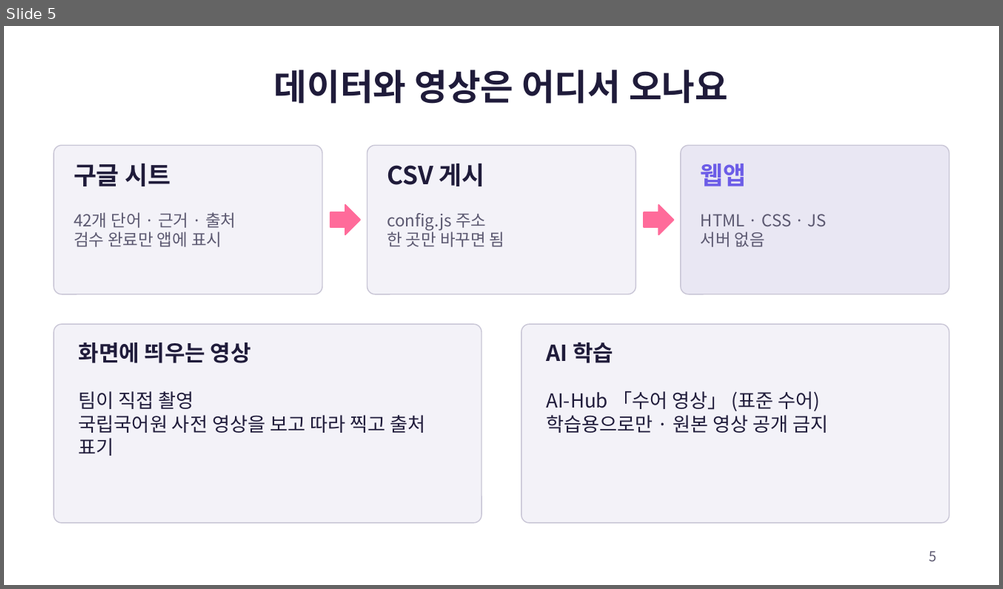
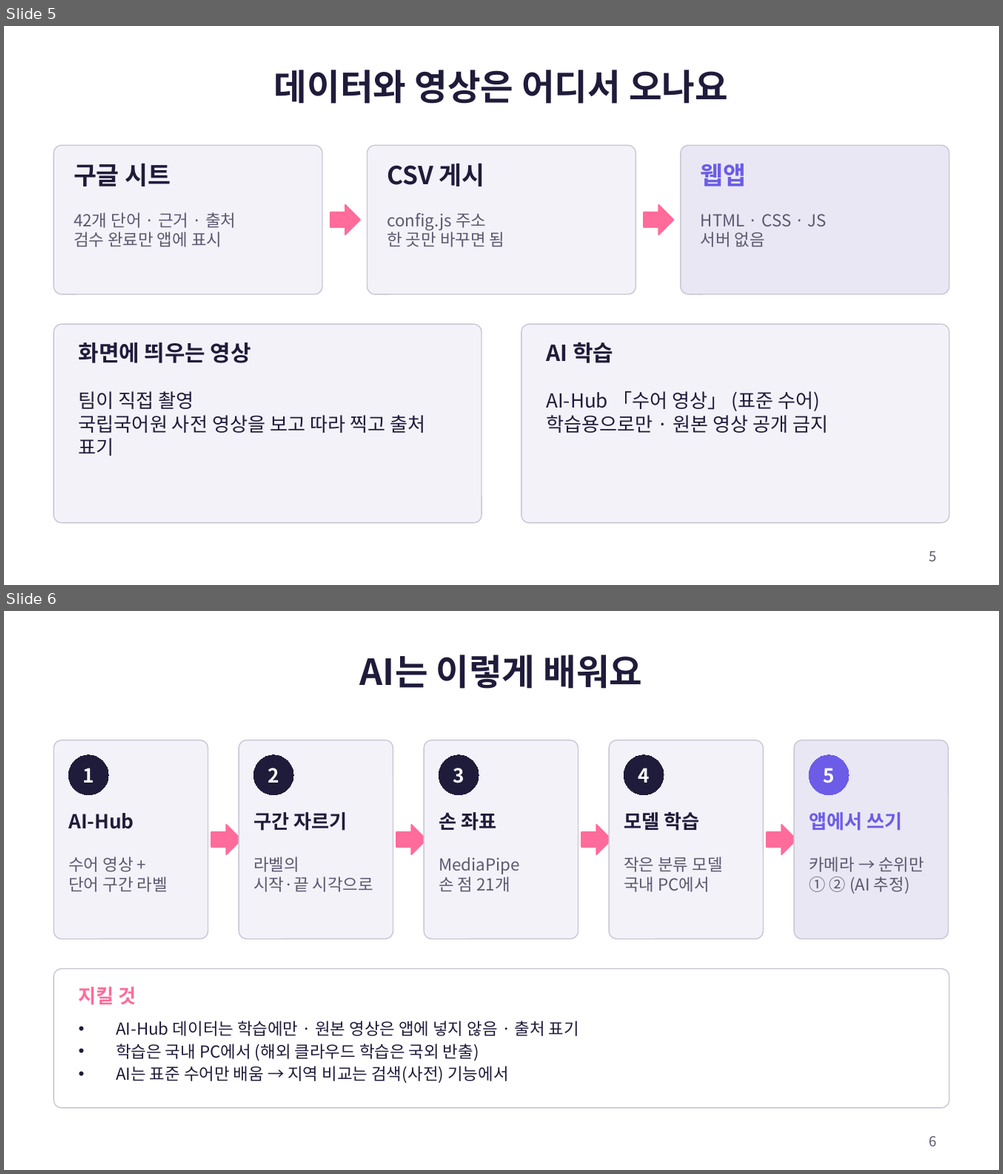
Before and after one commit to packsunjin/Graph, a slide deck: docs/sueo42-layout.pptx. Shown one above the other, each under a label of ours: slide 5 before the commit, slides 5 and 6 after it. The pictures are 1003x589 and 1003x1174 pixels, drawn with LibreOffice and Linux fonts; fonts in the diff are those of the drawing. Boxes give left, top, right and bottom in pixels: in the first picture for what was removed or moved away, otherwise in the second. Text is boxed around its words. In the diff, an @@ line names an element or a change of style, - is before the commit and + after.

```diff
--- a/docs/sueo42-layout.pptx
+++ b/docs/sueo42-layout.pptx
@@ slide 6 added at [4, 611, 999, 1170], background #FFFFFF @@
@@ title added at [360, 655, 643, 689], 26 pt, text #1F1B3A, bold @@
+AI는 이렇게 배워요
@@ rounded rectangle added at [54, 741, 208, 940], fill #F3F2F8, outline #C9C6D6 0.75 pt @@
@@ rounded rectangle added at [239, 741, 393, 940], fill #F3F2F8, outline #C9C6D6 0.75 pt @@
@@ rounded rectangle added at [424, 741, 578, 940], fill #F3F2F8, outline #C9C6D6 0.75 pt @@
@@ rounded rectangle added at [609, 741, 762, 940], fill #F3F2F8, outline #C9C6D6 0.75 pt @@
@@ rounded rectangle added at [794, 741, 948, 940], fill #E9E7F3, outline #C9C6D6 0.75 pt @@
@@ ellipse added at [68, 755, 108, 795], fill #1F1B3A, outline #1F1B3A 0.75 pt, 14 pt, text #FFFFFF, bold @@
+1
@@ ellipse added at [253, 755, 293, 795], fill #1F1B3A, outline #1F1B3A 0.75 pt, 14 pt, text #FFFFFF, bold @@
+2
@@ ellipse added at [438, 755, 478, 795], fill #1F1B3A, outline #1F1B3A 0.75 pt, 14 pt, text #FFFFFF, bold @@
+3
@@ ellipse added at [623, 755, 663, 795], fill #1F1B3A, outline #1F1B3A 0.75 pt, 14 pt, text #FFFFFF, bold @@
+4
@@ ellipse added at [808, 755, 848, 795], fill #6C5CE7, outline #6C5CE7 0.75 pt, 14 pt, text #FFFFFF, bold @@
+5
@@ text added at [68, 813, 134, 829], 14 pt, text #1F1B3A, bold @@
+AI-Hub
@@ right arrow added at [211, 825, 241, 854], fill #FF6B9A, outline #FF6B9A 1 pt @@
@@ text added at [253, 812, 347, 831], 14 pt, text #1F1B3A, bold @@
+구간 자르기
@@ right arrow added at [396, 825, 426, 854], fill #FF6B9A, outline #FF6B9A 1 pt @@
@@ text added at [438, 812, 496, 831], 14 pt, text #1F1B3A, bold @@
+손 좌표
@@ right arrow added at [581, 825, 611, 854], fill #FF6B9A, outline #FF6B9A 1 pt @@
@@ text added at [623, 812, 699, 831], 14 pt, text #1F1B3A, bold @@
+모델 학습
@@ right arrow added at [767, 825, 797, 854], fill #FF6B9A, outline #FF6B9A 1 pt @@
@@ text added at [808, 812, 902, 831], 14 pt, text #6C5CE7, bold @@
+앱에서 쓰기
@@ text added at [68, 857, 168, 892], 12 pt, text #5B5870 @@
+수어 영상 +
+단어 구간 라벨
@@ text added at [253, 857, 373, 892], 12 pt, text #5B5870 @@
+라벨의
+시작·끝 시각으로
@@ text added at [438, 857, 520, 892], 12 pt, text #5B5870 @@
+MediaPipe
+손 점 21개
@@ text added at [623, 857, 723, 892], 12 pt, text #5B5870 @@
+작은 분류 모델
+국내 PC에서
@@ text added at [808, 857, 924, 894], 12 pt, text #5B5870 @@
+카메라 → 순위만
+① ② (AI 추정)
@@ rounded rectangle added at [54, 969, 949, 1108], fill #FFFFFF, outline #C9C6D6 0.75 pt @@
@@ text added at [79, 987, 136, 1005], 14 pt, text #FF6B9A, bold @@
+지킬 것
@@ text added at [116, 1021, 579, 1084], 12 pt, text #1F1B3A @@
+• AI-Hub 데이터는 학습에만 · 원본 영상은 앱에 넣지 않음 · 출처 표기
+• 학습은 국내 PC에서 (해외 클라우드 학습은 국외 반출)
+• AI는 표준 수어만 배움 → 지역 비교는 검색(사전) 기능에서
@@ page number added at [929, 1136, 936, 1147], 10 pt, text #5B5870 @@
+6
```
Also in this commit, not shown: 5 slides changed.
